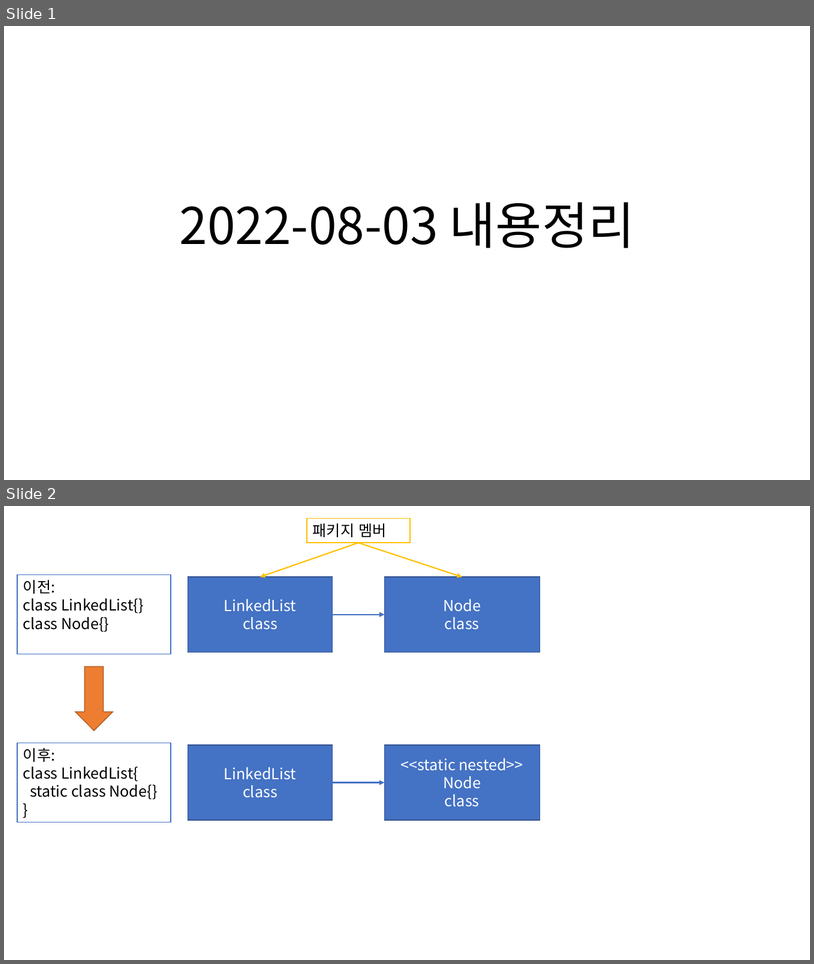
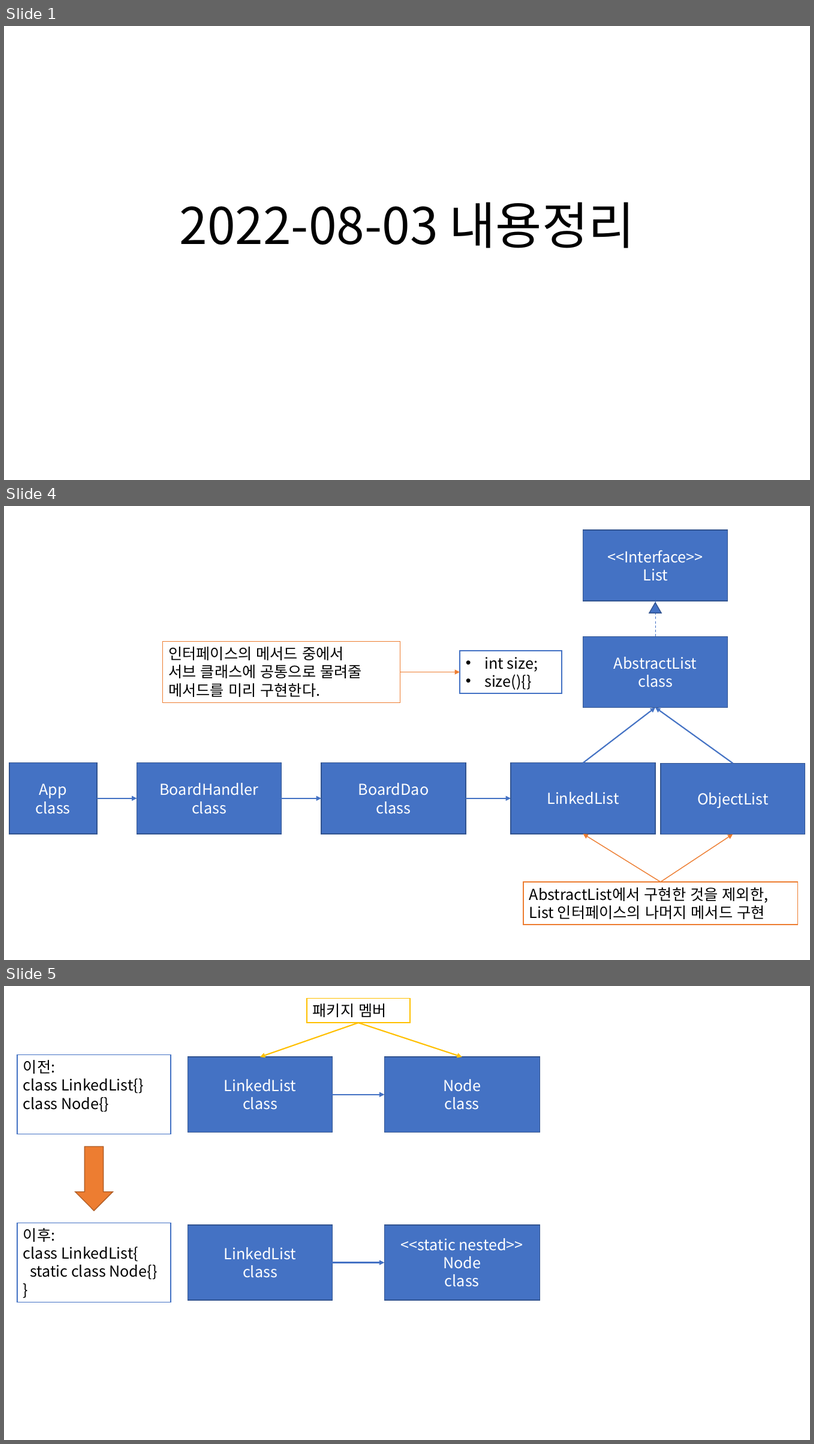
Before and after one commit to Dingadung/2022-study-workspace, a slide deck: study-note/자바/2022-08-03 내용정리 .pptx. Shown one above the other, each under a label of ours: slides 1 and 2 before the commit, slides 1, 4 and 5 after it; the slides between them are not shown. The pictures are 814x964 and 814x1444 pixels, drawn with LibreOffice and Linux fonts; fonts in the diff are those of the drawing. Boxes give left, top, right and bottom in pixels: in the first picture for what was removed or moved away, otherwise in the second. Text is boxed around its words. In the diff, an @@ line names an element or a change of style, - is before the commit and + after.

```diff
--- a/study-note/자바/2022-08-03 내용정리 .pptx
+++ b/study-note/자바/2022-08-03 내용정리 .pptx
@@ slide 4 added at bbox=[4, 506, 810, 960], background #FFFFFF @@
@@ rectangle added at bbox=[584, 530, 728, 601], fill #4472C4, outline #325491 1 pt, 18 pt, text #FFFFFF @@
+<<Interface>>
+List
@@ triangle added at bbox=[650, 603, 662, 613], fill #4472C4, outline #325491 1 pt @@
@@ line added from (656, 637) to (656, 601), #4472C4 0.75 pt dashed @@
@@ rectangle added at bbox=[162, 642, 400, 703], fill #FFFFFF, outline #ED7D31 1 pt, 18 pt, text #000000 @@
+인터페이스의 메서드 중에서
+서브 클래스에 공통으로 물려줄
+메서드를 미리 구현한다.
@@ rectangle added at bbox=[584, 637, 728, 708], fill #4472C4, outline #325491 1 pt, 18 pt, text #FFFFFF @@
+AbstractList
+class
@@ rectangle added at bbox=[460, 651, 563, 694], fill #FFFFFF, outline #4472C4 1 pt, 18 pt, text #000000 @@
+• int size;
+• size(){}
@@ arrow added from (400, 672) to (460, 672), #ED7D31 1 pt @@
@@ arrow added from (584, 762) to (656, 708), #4472C4 1.5 pt @@
@@ arrow added from (734, 763) to (656, 708), #4472C4 1.5 pt @@
@@ rectangle added at bbox=[9, 762, 97, 833], fill #4472C4, outline #325491 1 pt, 18 pt, text #FFFFFF @@
+App
+class
@@ rectangle added at bbox=[137, 762, 282, 833], fill #4472C4, outline #325491 1 pt, 18 pt, text #FFFFFF @@
+BoardHandler
+class
@@ rectangle added at bbox=[321, 762, 466, 833], fill #4472C4, outline #325491 1 pt, 18 pt, text #FFFFFF @@
+BoardDao
+class
@@ rectangle added at bbox=[511, 762, 656, 833], fill #4472C4, outline #325491 1 pt, 18 pt, text #FFFFFF @@
+LinkedList
@@ rectangle added at bbox=[661, 763, 806, 834], fill #4472C4, outline #325491 1 pt, 18 pt, text #FFFFFF @@
+ObjectList
@@ arrow added from (97, 798) to (137, 798), #4472C4 1.5 pt @@
@@ arrow added from (282, 798) to (321, 798), #4472C4 1.5 pt @@
@@ arrow added from (466, 798) to (511, 798), #4472C4 1.5 pt @@
@@ arrow added from (661, 882) to (584, 834), #ED7D31 1 pt @@
@@ arrow added from (661, 882) to (734, 834), #ED7D31 1 pt @@
@@ rectangle added at bbox=[524, 882, 798, 925], fill #FFFFFF, outline #ED7D31 1 pt, 18 pt, text #000000 @@
+AbstractList에서 구현한 것을 제외한,
+List 인터페이스의 나머지 메서드 구현
@@ what was slide 2 is now slide 5 @@
```
Also in this commit, not shown: 4 other slides added, 3 other files.
